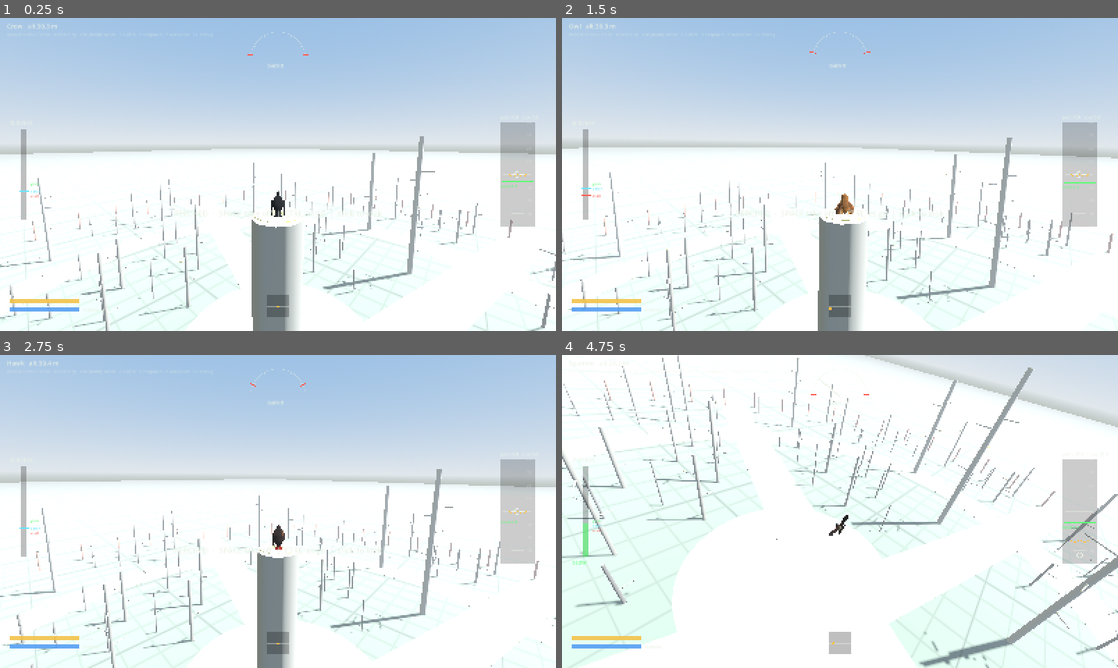
Above: before the commit, frames 1-4 (two rows, left to right).
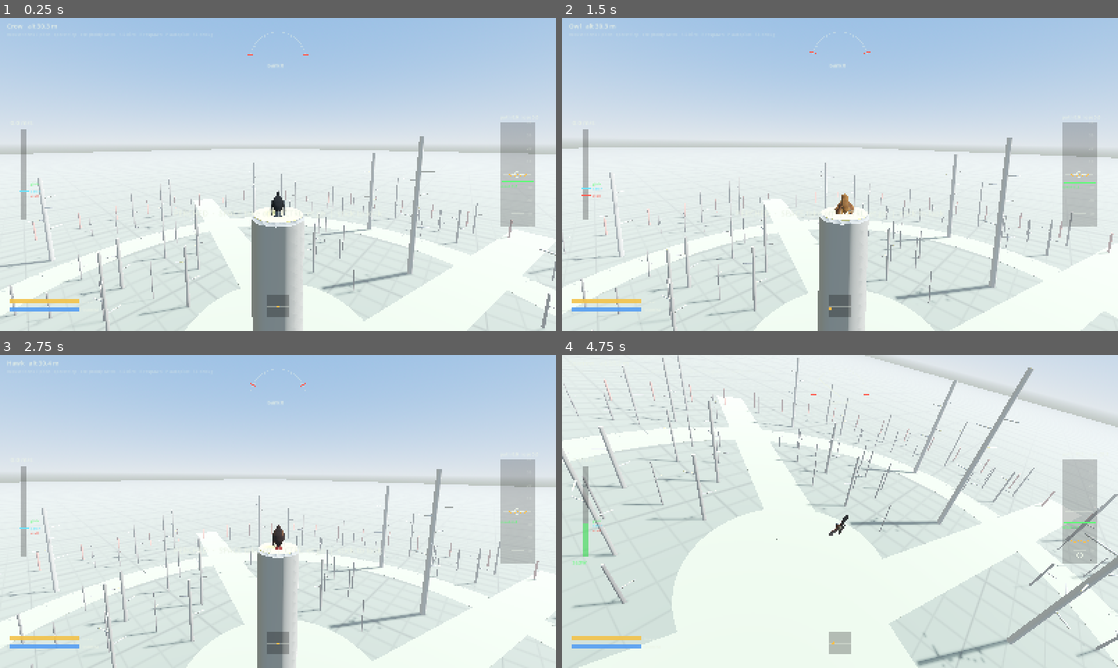
Above: after the commit, the same moments.

Repository: afaucher/flap
Game: Godot game, scene res://scenes/boot.tscn
Same seed, same stepped clock (60 frames per second), same inputs: the game is played once before the commit and once after it.
Inputs (mouse positions are in pixels of both pictures, inside the frame that each line leads up to):
- Up to frame 1 (0.25 s): no input
- Up to frame 2 (1.5 s): tap Enter at 0.5 s; move the mouse to (962, 158) at 0.52 s; hold Up from 0.53 s (still down); tap 1 (bird_1) at 0.6 s; click (962, 158) at 0.67 s; tap Space (flap) at 0.77, 1.07 s; move the mouse to (812, 174) at 1.27 s; tap 2 (bird_2) at 1.35 s
- Up to frame 3 (2.75 s): keep holding Up; tap Space (flap) at 1.52, 1.82 s; move the mouse to (289, 505) at 2.02 s; tap 3 (bird_3) at 2.1 s
- Up to frame 4 (4.75 s): keep holding Up; move the mouse to (834, 517) at 2.77 s; tap 4 (bird_4) at 2.85 s; click (834, 517) at 2.92 s; tap Space (flap) at 3.02, 3.32, 3.77, 4.07, 4.52 s; move the mouse to (878, 514) at 3.52 s; tap 5 (bird_5) at 3.6 s; move the mouse to (795, 508) at 4.27 s; tap Ctrl (catch) at 4.35 s

The runs differ from the first frame. In frame 1, 24% of the frame differs, in the area x 0-100%, y 41-100%; in frame 2, 25%; in frame 3, 25%; in frame 4, 42%, in the area x 0-100%, y 0-100%.

Commit message:
Lighting for feathers: sky ambient, bird-scale sun shadows and AO, flight-feather sheen and translucency
- Lighting (new): the rig gallery's studio light -- sky ambient, a weak ground bounce, a sun with four shadow
  cascades the first of which holds the bird, small-radius SSAO; --light flat keeps the old look for A/B.
  The game's sun now uses the same bird-scale cascades (first 5 m: the bird the chase camera follows) and
  the environment gets bird-scale SSAO. About +1.4 ms GPU at 1600x900 in the gallery.
- Feather shader: per group roughness, specular and transmission (Plumage.GLOSS): flight feathers a soft
  sheen and light through the vane from a low sun behind (shaft dark), coverts matte; the crow glossy, the
  owl's flight feathers velvety. Transmittance reads thickness off the shadow map (BACKLIGHT was shadowed
  by the feather above).
- Tests: flight rows smoother and more translucent than coverts, crow glossy, owl matte; the game's first
  shadow cascade holds the followed bird, AO at bird scale.

Co-Authored-By: Claude Opus 5.5 <noreply@anthropic.com>

Diff:
--- a/scripts/app/game.gd
+++ b/scripts/app/game.gd
@@ -87,6 +87,7 @@
 	env.ambient_light_source = Environment.AMBIENT_SOURCE_SKY
 	env.ambient_light_energy = 0.8
 	env.tonemap_mode = Environment.TONE_MAPPER_FILMIC
+	Lighting.bird_occlusion(env, 1.0, 0.25)   # (the bird a few metres off: rows and the wing root)
 	env.fog_enabled = true
 	env.fog_light_color = Color(0.78, 0.82, 0.85)
 	env.fog_density = 0.0035
@@ -97,8 +98,7 @@
 	var sun := DirectionalLight3D.new()
 	sun.rotation_degrees = Vector3(-55, -35, 0)
 	sun.light_energy = 1.1
-	sun.shadow_enabled = true
-	sun.directional_shadow_max_distance = 120.0
+	Lighting.bird_shadows(sun, 120.0, 5.0)   # (the first cascade holds the bird the chase camera follows)
 	parent.add_child(sun)
 
 
--- /dev/null
+++ b/scripts/app/lighting.gd
@@ -0,0 +1,80 @@
+class_name Lighting
+extends RefCounted
+## Light for looking at the birds (rig gallery, landing reel); the game's own (Game.add_environment) shares
+## the bird-scale shadow and occlusion settings. A bird is small: its feather rows and the wing over the body
+## need shadows a few millimetres sharp and ambient occlusion with a radius of centimetres, not metres.
+##   studio  sky ambient (a soft blue sky above, a warm ground below, so tops and undersides differ) and a weak
+##           ground bounce, a sun with shadows (the wing shades the flank, rows the row behind; the flight feathers'
+##           translucency reads its shadow map), small-radius SSAO. About +1.4 ms GPU at 1600x900 over flat.
+##   flat    the old look: one ambient colour, no shadows (for A/B)
+
+const BACKGROUND := Color(0.82, 0.85, 0.83)
+
+
+## Lights and environment under `parent`. `back`: the sun low behind the bird, toward the camera (translucency).
+static func studio(parent: Node, mode := "studio", back := false) -> DirectionalLight3D:
+	var env := Environment.new()
+	env.background_mode = Environment.BG_COLOR
+	env.background_color = BACKGROUND
+	if mode == "flat":
+		env.ambient_light_source = Environment.AMBIENT_SOURCE_COLOR
+		env.ambient_light_color = Color(0.75, 0.78, 0.8)
+		env.ambient_light_energy = 0.7
+	else:
+		env.sky = Sky.new()
+		env.sky.sky_material = sky_material()
+		env.ambient_light_source = Environment.AMBIENT_SOURCE_SKY
+		env.reflected_light_source = Environment.REFLECTION_SOURCE_SKY
+		env.ambient_light_energy = 0.9
+		bird_occlusion(env, 1.0)
+	var we := WorldEnvironment.new()
+	we.environment = env
+	parent.add_child(we)
+	var sun := DirectionalLight3D.new()
+	sun.rotation_degrees = Vector3(-60, -30, 0) if not back else Vector3(-25, 10, 0)
+	sun.light_energy = 1.2
+	if mode != "flat":
+		sun.light_color = Color(1.0, 0.97, 0.92)
+		bird_shadows(sun, 6.0)
+	parent.add_child(sun)
+	var bounce := DirectionalLight3D.new()   # light off the ground, so undersides read (no shadows)
+	bounce.rotation_degrees = Vector3(70, 20, 0)
+	bounce.light_energy = 0.35 if mode == "flat" else 0.25
+	bounce.light_color = Color(0.95, 0.92, 0.85)
+	parent.add_child(bounce)
+	return sun
+
+
+## A soft daytime sky: blue above, pale at the horizon, a warm green-brown ground below (the bounce under a bird).
+static func sky_material() -> ProceduralSkyMaterial:
+	var m := ProceduralSkyMaterial.new()
+	m.sky_top_color = Color(0.45, 0.6, 0.8)
+	m.sky_horizon_color = Color(0.78, 0.82, 0.85)
+	m.ground_horizon_color = Color(0.78, 0.82, 0.85)
+	m.ground_bottom_color = Color(0.5, 0.48, 0.38)
+	return m
+
+
+## Sun shadows fine enough for feathers on a bird near the camera: the first cascade only a few metres deep.
+## `reach`: the shadow distance (m); `near`: the first cascade's depth (m), past the bird the camera follows.
+static func bird_shadows(sun: DirectionalLight3D, reach: float, near := 1.0) -> void:
+	sun.shadow_enabled = true
+	sun.directional_shadow_mode = DirectionalLight3D.SHADOW_PARALLEL_4_SPLITS
+	sun.directional_shadow_max_distance = reach
+	sun.directional_shadow_split_1 = minf(near / reach, 0.15)   # (the first cascade: the bird in front of the camera)
+	sun.directional_shadow_split_2 = minf(near * 4.0 / reach, 0.35)
+	sun.directional_shadow_split_3 = 0.5
+	sun.directional_shadow_blend_splits = true
+	sun.shadow_bias = 0.02
+	sun.shadow_normal_bias = 0.6
+	sun.shadow_blur = 0.6
+
+
+## Ambient occlusion at a bird's scale: the wing's root, between the rows, under the tail. `k` scales its strength.
+static func bird_occlusion(env: Environment, k: float, radius := 0.08) -> void:
+	env.ssao_enabled = true
+	env.ssao_radius = radius
+	env.ssao_intensity = 1.6 * k
+	env.ssao_power = 1.4
+	env.ssao_detail = 0.6
+	env.ssao_light_affect = 0.15
--- a/scripts/app/rig_gallery.gd
+++ b/scripts/app/rig_gallery.gd
@@ -2,7 +2,7 @@
 ## Dev scene: every species' rig side by side, for looking at the model.
 ##   .\run.ps1 --scene res://scenes/rig_gallery.tscn [--pose glide|flap|folded|flare|upstroke] [--view top|front|three|under|side|wing|lead|head|profile]
 ##       [--only <bird id>] [--sun front|back] [--time <s>] [--feather-shader] [--plumage 0..6] [--chart] [--relief <x>] [--variety <x>]
-##       [--zoom <x>] [--ortho] [--shot <png> --shot-after <s>] [--measure <frames>]
+##       [--zoom <x>] [--ortho] [--light studio|flat] [--shot <png> --shot-after <s>] [--measure <frames>]
 ## --only frames one bird close up; --sun back lights it from behind (feather translucency); --time freezes the
 ## clock (feather flutter) for repeatable screenshots. --measure prints the mean GPU render time and pose time over that many
 ## frames (after a warm-up) and quits: the plumage levels' cost (docs/research/feather_texture_study.md).
@@ -35,25 +35,8 @@
 	if time_arg != "":
 		t = float(time_arg)
 		frozen = true
-	var env := Environment.new()
-	env.background_mode = Environment.BG_COLOR
-	env.background_color = Color(0.82, 0.85, 0.83)
-	env.ambient_light_source = Environment.AMBIENT_SOURCE_COLOR
-	env.ambient_light_color = Color(0.75, 0.78, 0.8)
-	env.ambient_light_energy = 0.7
-	var we := WorldEnvironment.new()
-	we.environment = env
-	add_child(we)
-	var sun := DirectionalLight3D.new()
-	# Back: low sun behind the bird, shining toward the camera (feather translucency).
-	sun.rotation_degrees = Vector3(-60, -30, 0) if sun_arg != "back" else Vector3(-25, 10, 0)
-	sun.light_energy = 1.2
-	add_child(sun)
-	var bounce := DirectionalLight3D.new()   # light off the ground, so undersides read
-	bounce.rotation_degrees = Vector3(70, 20, 0)
-	bounce.light_energy = 0.35
-	bounce.light_color = Color(0.95, 0.92, 0.85)
-	add_child(bounce)
+	# (--light flat: the old look, one ambient colour and no shadows)
+	Lighting.studio(self, Boot.arg_value(args, "--light") if Boot.arg_value(args, "--light") != "" else "studio", sun_arg == "back")
 	var x := 0.0
 	var profiles := BirdProfile.all()
 	if only != "":
--- a/scripts/bird/bird_rig.gd
+++ b/scripts/bird/bird_rig.gd
@@ -659,8 +659,11 @@
 	var spots := PackedVector4Array()
 	var fringes := PackedVector4Array()
 	var misc := PackedVector4Array()
+	var gloss := PackedVector4Array()
 	for g in Plumage.GROUPS:
 		for u in 2:
+			var gl := Plumage.gloss(profile.id, g)
+			gloss.append(Vector4(float(gl[0]), float(gl[1]), float(gl[2]), 0.0))
 			var look := Plumage.texture_look(profile.id, g, u == 1)
 			var sc := Plumage.hex(look.spot[0])
 			var fc := Plumage.hex(look.fringe[0])
@@ -670,6 +673,7 @@
 	m.set_shader_parameter("spot", spots)
 	m.set_shader_parameter("fringe", fringes)
 	m.set_shader_parameter("misc", misc)
+	m.set_shader_parameter("gloss", gloss)
 
 
 ## Plumage level 6: one contour-feather material (body_feathers.gdshader) over the trunk, neck, head and the
--- a/scripts/bird/feather_texture.gdshader
+++ b/scripts/bird/feather_texture.gdshader
@@ -1,8 +1,8 @@
 // Feather texture (Plumage level 6; docs/research/feather_texture_study.md): the level-5 look -- colour along
 // the feather from the plumage strip -- read through a baked feather atlas (FeatherAtlas): the shaft, soft barb
 // striations and splits, spots, pale fringes, a darker rim and the shadow where the row in front ends. Lit
-// matte like the plain material (roughness 0.9, no sheen, translucency or highlight: the parked
-// feather.gdshader's sheen flooded the flat cards).
+// with each group's own sheen and translucency (Plumage.GLOSS; gentle: the parked feather.gdshader's sheen
+// flooded the flat cards).
 // Per instance: INSTANCE_CUSTOM.r = the strip row (group and face), .g = the bend, .b = (atlas cell + 1) *
 // the side the leading (outer-vane) edge is on (+1: +UV.x), .a = a random value per feather (its own small
 // variation: tone, warmth, spot size, fringe wear). The instance colour multiplies (the darker wingtip
@@ -24,6 +24,8 @@
 uniform vec4 spot[18];         // spot colour (sRGB), amount
 uniform vec4 fringe[18];       // fringe colour (sRGB), width (edge-distance units: 1 = half a vane in)
 uniform vec4 misc[18];         // spot size (0..1), shaft tone (x colour), texture strength, vane cup
+uniform vec4 gloss[18];        // roughness, specular, transmission (light through the vane from behind), -
+uniform float sheen = 1.0;     // scales the flight feathers' sheen and translucency (0: the old matte cards)
 uniform float strength = 1.0;  // all texture detail (0: the level-5 look plus the cup)
 
 varying flat float row;
@@ -76,8 +78,18 @@
 	col = mix(col, fr.rgb, (1.0 - smoothstep(fw * 0.45, fw, t.a)) * step(0.001, fr.a) * k);
 	col = mix(col, col * m.y, t.g * k);
 	ALBEDO = to_linear(col) * mix(1.0, t.r * 1.1, k);
-	ROUGHNESS = 0.9;
-	SPECULAR = 0.35;
+	// Sheen: smooth vanes; the fringe's worn barbs and the shaft rougher. Translucency: a low sun behind the
+	// feather shines through the vane (the shaft, opaque, stays dark; thicker toward the base).
+	vec4 gl = gloss[r];
+	float edge = 1.0 - smoothstep(0.0, 0.25, t.a);
+	ROUGHNESS = mix(0.9, clamp(gl.x + 0.2 * edge + 0.15 * t.g, 0.0, 1.0), sheen);
+	SPECULAR = mix(0.35, gl.y, sheen);
+	// (transmittance, not BACKLIGHT: the feather above shadows each card from a sun behind it, and BACKLIGHT is
+	// shadowed with it; transmittance reads the thickness off the shadow map, so a thin vane glows through)
+	float through = gl.z * sheen * (1.0 - 0.8 * t.g) * mix(0.6, 1.0, v);
+	SSS_TRANSMITTANCE_COLOR = vec4(ALBEDO * through * 3.0, 1.0);
+	SSS_TRANSMITTANCE_DEPTH = 0.02;
+	SSS_TRANSMITTANCE_BOOST = 0.3;
 	// Soft round tips: the atlas's outline rounds the card's tip off (its edge distance is 0 outside).
 	ALPHA = t.a;
 	ALPHA_SCISSOR_THRESHOLD = 0.01;
--- a/scripts/bird/plumage.gd
+++ b/scripts/bird/plumage.gd
@@ -111,6 +111,18 @@
 		"secondary_under": {"shaft": 0.95},
 		"body": {"tile": 0.18, "spot": ["#8c7361", 0.55, 0.3, 0.3], "fringe": ["#c0a07a", 0.25, 0.25]},
 	},
+}
+## Level 6: how each feather group takes the light, [roughness, specular, transmission]. The flight feathers'
+## vanes are smooth, tightly zipped barbs: a soft sheen, and thin enough that a low sun behind them shines through
+## (the shaft, opaque, stays dark). Coverts are softer, matte and denser. Per species over "default"; the crow is
+## glossy (its iridescence is not modelled yet), the owl's velvety flight feathers matte.
+const GLOSS := {
+	"default": {"primary": [0.62, 0.45, 0.4], "secondary": [0.65, 0.45, 0.35], "tertial": [0.7, 0.4, 0.3], "tail": [0.62, 0.45, 0.4],
+		"alula": [0.7, 0.4, 0.25], "greater": [0.8, 0.38, 0.2], "lesser": [0.85, 0.35, 0.15], "lesser_bar": [0.85, 0.35, 0.15],
+		"under_covert": [0.85, 0.35, 0.25]},
+	"crow": {"primary": [0.42, 0.6, 0.3], "secondary": [0.45, 0.6, 0.28], "tertial": [0.5, 0.55, 0.25], "tail": [0.42, 0.6, 0.3],
+		"greater": [0.55, 0.5, 0.15], "lesser": [0.6, 0.5, 0.12]},
+	"owl": {"primary": [0.85, 0.3, 0.45], "secondary": [0.85, 0.3, 0.42], "tail": [0.85, 0.3, 0.42]},
 }
 const STRIP := 64   ## texels along a feather in the mark strip
 ## Rows of the mark strip: one per feather group and face.
@@ -237,6 +249,11 @@
 	return out
 
 
+## Level 6: a feather group's [roughness, specular, transmission] (GLOSS).
+static func gloss(id: String, g: String) -> Array:
+	return GLOSS.get(id, {}).get(g, GLOSS["default"].get(g, [0.9, 0.35, 0.0]))
+
+
 ## Level 6: the species' contour-feather tile look (TEXTURE "body").
 static func body_texture(id: String) -> Dictionary:
 	return TEXTURE.get(id, TEXTURE["default"]).get("body", TEXTURE["default"]["body"])
--- a/tests/test_feather_texture.gd
+++ b/tests/test_feather_texture.gd
@@ -34,6 +34,27 @@
 	add_child(rig)
 	rig.build(BirdProfile.by_id("hawk"))
 	check(rig.marks_material != null and rig.marks_material.shader == BirdRig.TEXTURE_SHADER, "level 6 feathers use the texture shader")
+	# Light: flight feathers smoother and more translucent than the coverts (per row of the material), and the
+	# crow's glossier than the owl's velvety ones.
+	var gl: PackedVector4Array = rig.marks_material.get_shader_parameter("gloss")
+	var prim := gl[Plumage.row_index("primary", false)]
+	var cov := gl[Plumage.row_index("lesser", false)]
+	check(gl.size() == Plumage.GROUPS.size() * 2 and prim.x < cov.x and prim.z > cov.z, "flight feathers smoother and more translucent than coverts (%s vs %s)" % [prim, cov])
+	check(float(Plumage.gloss("crow", "primary")[0]) < float(Plumage.gloss("hawk", "primary")[0]) and float(Plumage.gloss("owl", "primary")[0]) > float(Plumage.gloss("hawk", "primary")[0]), "crow glossy, owl matte")
+	# The game's light at a bird's scale: the sun's first shadow cascade holds the bird the chase camera follows,
+	# and ambient occlusion has a radius of centimetres, not metres.
+	var scene := Node3D.new()
+	add_child(scene)
+	Game.add_environment(scene)
+	var sun: DirectionalLight3D = scene.find_children("*", "DirectionalLight3D", false, false)[0]
+	var env: Environment = (scene.find_children("*", "WorldEnvironment", false, false)[0] as WorldEnvironment).environment
+	var first := sun.directional_shadow_max_distance * sun.directional_shadow_split_1
+	var cam := ChaseCamera.new()
+	var follow := cam.distance
+	cam.free()
+	check(sun.shadow_enabled and first > follow * 1.2 and first < 10.0, "first shadow cascade holds the followed bird (%.1f m)" % first)
+	check(env.ssao_enabled and env.ssao_radius < 0.5, "bird-scale ambient occlusion")
+	scene.queue_free()
 	var trunk_m := rig._trunk.material_override as ShaderMaterial
 	check(trunk_m != null and trunk_m.shader == BirdRig.BODY_TEXTURE_SHADER, "level 6 trunk uses the body-feather shader")
 	for i in 2:
Binary file added: docs/images/lighting_ab.png
Not shown, added: docs/images/lighting_ab.png.import
Not shown, added: scripts/app/lighting.gd.uid
